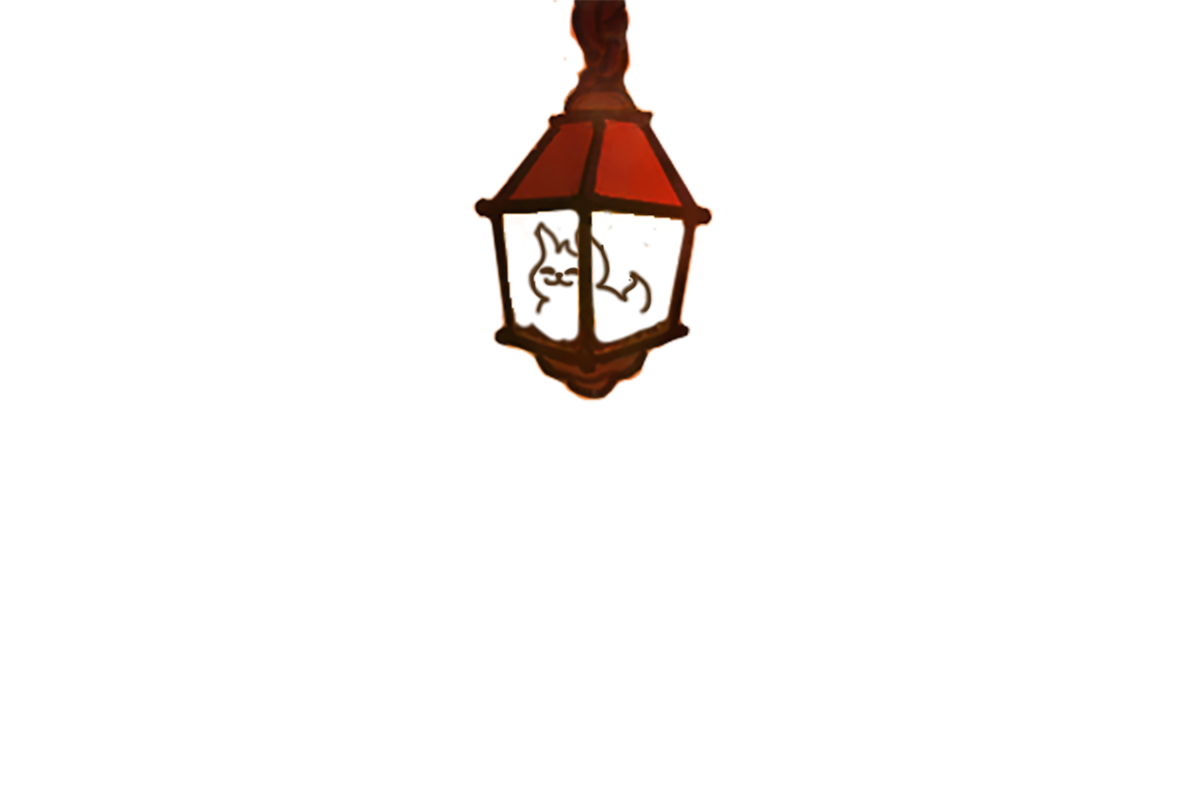
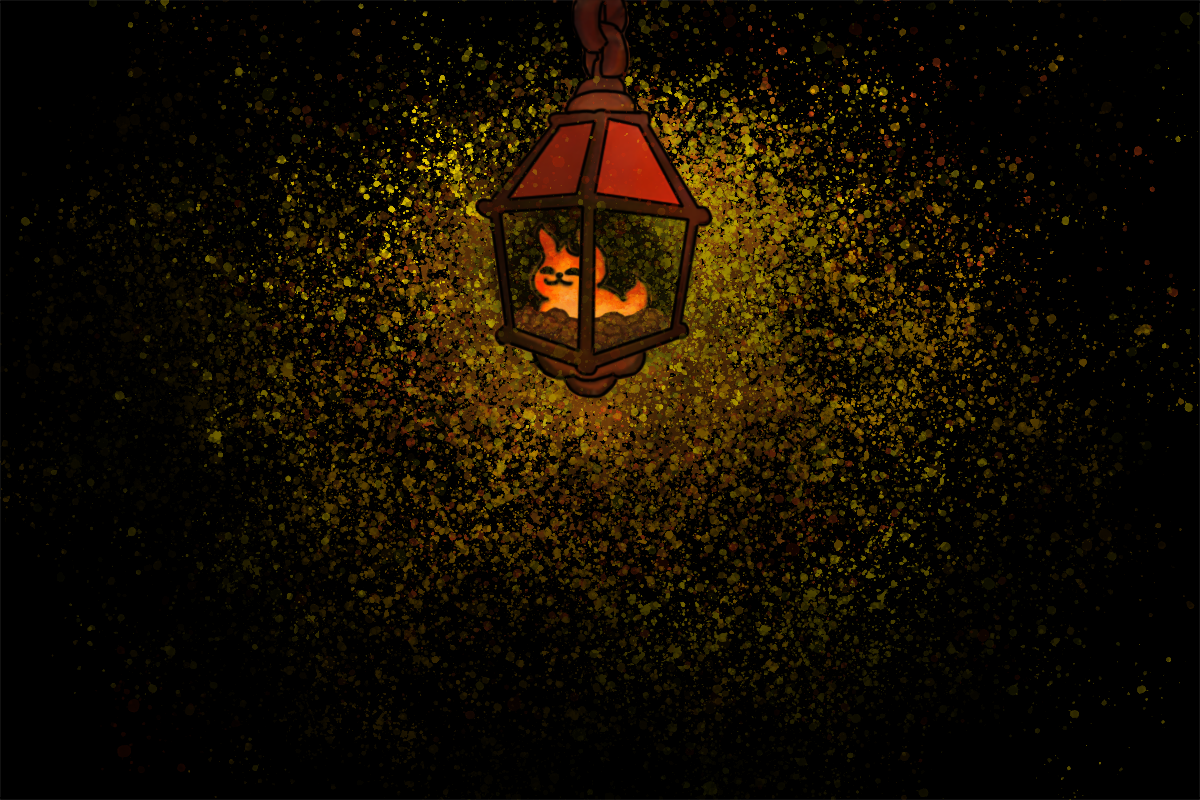
Layers edited between the first and the second w=1200, h=800 image:
added layer "Capa 42" (65%) above "Capa 32" over [0, 0, 1200, 800]
added layer "Capa 32" above "Capa 4" over [474, 0, 714, 399]
painted on "Capa 4" over [472, 0, 698, 402]
added layer "Capa 43" above "Capa 33" over [0, 0, 1200, 800]
added layer "Capa 33" above "Capa 34" over [511, 305, 674, 353]
added layer "Capa 34" above "Capa 31" over [500, 300, 680, 369]
hid "4", painted on it over [528, 229, 657, 326]
painted on "1" over [530, 222, 652, 317]
added layer "Capa 35" above "Capa 23" over [528, 225, 652, 331]
showed "Capa 5" over [0, 0, 1200, 800]
